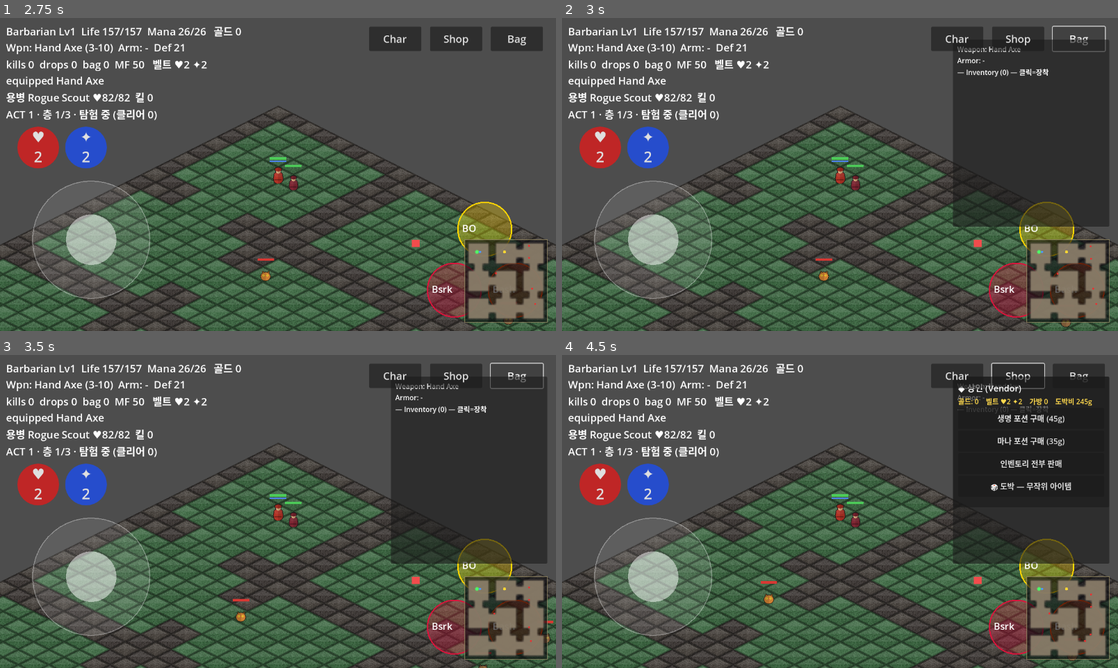
Above: before the commit, frames 1-4 (two rows, left to right).
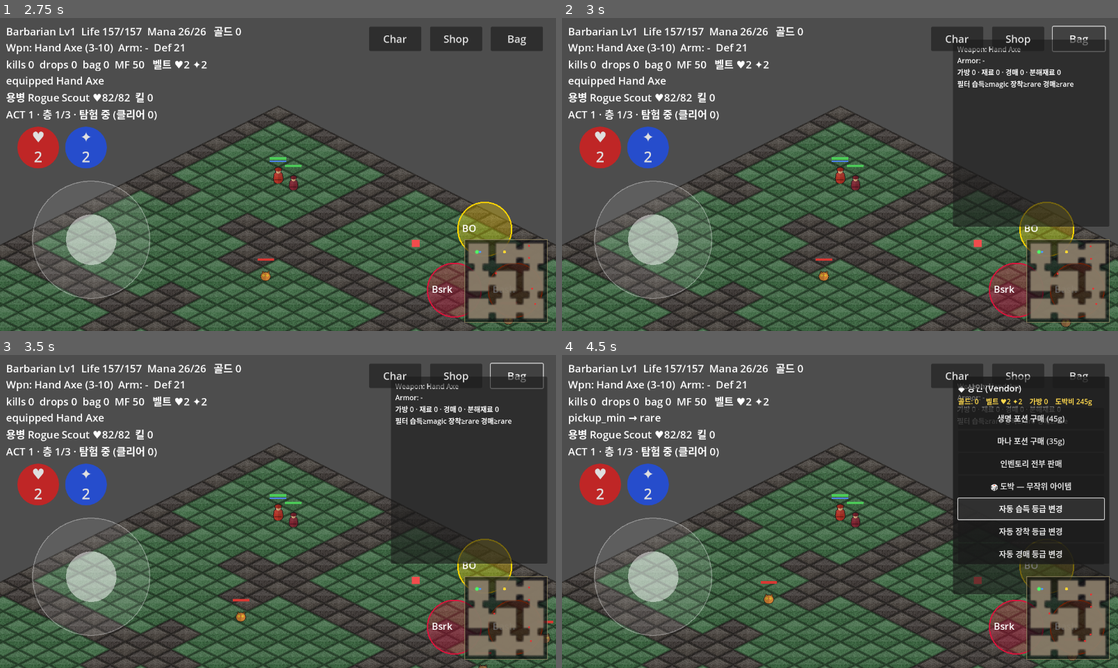
Above: after the commit, the same moments.

Repository: jflakeee/diablo
Game: Godot game, scene res://main.tscn
Two runs of this game, one before a commit and one after it. Both use one fixed random seed, a clock stepped at 60 frames per second and the inputs below.
Inputs (mouse positions are in pixels of both pictures, inside the frame that each line leads up to):
- Up to frame 1 (2.75 s): click "Normal" at 0.5 s; click "Normal" at 1.25 s; click "⚔ Barbarian — 근접 · 탱커" at 2 s
- Up to frame 2 (3 s): click "Bag" at 2.75 s
- Up to frame 3 (3.5 s): no input
- Up to frame 4 (4.5 s): click "Shop" at 3.5 s; click (1029, 508) at 4.25 s, where only the run after the commit has a clickable "자동 습득 등급 변경"

Frame 1 is identical in both runs. In frame 2, 0.5% of the frame differs, in the area x 71-92%, y 16-23%; in frame 3, 0.5%; in frame 4, 4.0%, in the area x 1-99%, y 2-77%.

Commit message:
feat(game_dungeon): 파밍 자동화 파이프라인

Diff:
--- /dev/null
+++ b/prototype/game_dungeon/automation.gd
@@ -0,0 +1,72 @@
+extends RefCounted
+# 파밍 자동화 정책/저장소. UI나 월드 노드와 분리해 결정론적으로 검증한다.
+
+const QUALITY_RANK := {"normal": 0, "magic": 1, "rare": 2, "unique": 3}
+
+var pickup_min := "magic"
+var equip_min := "rare"
+var auction_min := "rare"
+var potion_tier := {"health": 0, "mana": 0}
+var materials := {}
+var auctions: Array = []
+var salvage := 0
+
+func rank(quality: String) -> int:
+	return int(QUALITY_RANK.get(quality, 0))
+
+func accepts(it: Dictionary) -> bool:
+	var slot := String(it.get("slot", ""))
+	return slot in ["gold", "potion", "material"] or rank(String(it.get("quality", "normal"))) >= rank(pickup_min)
+
+func add_material(it: Dictionary) -> void:
+	var id := String(it.get("id", it.get("name", "unknown")))
+	materials[id] = int(materials.get(id, 0)) + int(it.get("amount", 1))
+
+func potion_upgrade(ptype: String, tier: int) -> bool:
+	if tier <= int(potion_tier.get(ptype, 0)):
+		return false
+	potion_tier[ptype] = tier
+	return true
+
+func item_score(it: Dictionary) -> int:
+	var score := rank(String(it.get("quality", "normal"))) * 10000
+	if String(it.get("slot", "")) == "weapon":
+		score += int(it.get("dmax", 0)) * 100 + int(it.get("dmin", 0)) * 40
+	else:
+		score += int(it.get("defense", 0)) * 100
+	for value in it.get("affixes", {}).values():
+		score += int(value)
+	return score
+
+func should_equip(it: Dictionary, current: Dictionary) -> bool:
+	return rank(String(it.get("quality", "normal"))) >= rank(equip_min) and (current.is_empty() or item_score(it) > item_score(current))
+
+func list_auction(it: Dictionary, now: int, duration: int = 120) -> bool:
+	if rank(String(it.get("quality", "normal"))) < rank(auction_min):
+		return false
+	var entry := {"item": it.duplicate(true), "expires": now + duration, "protected": bool(it.get("salvage_protected", false))}
+	auctions.append(entry)
+	return true
+
+func expire_auctions(now: int) -> int:
+	var gained := 0
+	for entry in auctions.duplicate():
+		if int(entry["expires"]) > now:
+			continue
+		auctions.erase(entry)
+		if not bool(entry["protected"]):
+			var it: Dictionary = entry["item"]
+			var amount := 1 + rank(String(it.get("quality", "normal")))
+			salvage += amount
+			gained += amount
+	return gained
+
+func selftest() -> bool:
+	var rare := {"name": "Rare Axe", "slot": "weapon", "quality": "rare", "dmin": 3, "dmax": 12, "affixes": {"ed": 20}}
+	var unique := {"name": "Unique Axe", "slot": "weapon", "quality": "unique", "dmin": 3, "dmax": 10, "affixes": {}}
+	add_material({"id": "ruby", "amount": 999999, "slot": "material"})
+	var ok := accepts(rare) and not accepts({"slot": "armor", "quality": "normal"})
+	ok = ok and int(materials["ruby"]) == 999999 and potion_upgrade("health", 2) and not potion_upgrade("health", 1)
+	ok = ok and should_equip(unique, rare) and list_auction(rare, 10, 5)
+	ok = ok and expire_auctions(14) == 0 and expire_auctions(15) == 3
+	return ok
--- a/prototype/game_dungeon/main.gd
+++ b/prototype/game_dungeon/main.gd
@@ -15,6 +15,7 @@
 const PixelGen := preload("res://pixel_gen.gd")
 const SfxGen := preload("res://sfx_gen.gd")
 const MinimapScript := preload("res://minimap.gd")
+const Automation := preload("res://automation.gd")
 
 var _grid: Array = []
 var _astar: AStarGrid2D
@@ -104,6 +105,8 @@
 var _equipped := {"weapon": {}, "armor": {}}
 var _eq := {"str": 0, "dex": 0, "ar": 0, "ed": 0, "life": 0, "mana": 0, "def": 0, "res_all": 0}
 var _player_mf := 50
+var _automation := Automation.new()
+var _automation_last_expire := 0
 
 var _logic_ticks := 0
 var _attacks := 0
@@ -496,6 +499,8 @@
 	elif OS.get_cmdline_user_args().has("nm"):
 		_difficulty = 1
 	if _auto_quit:
+		print("[AUTO] selftest verdict=", "PASS" if _automation.selftest() else "FAIL")
+		_automation = Automation.new() # 셀프테스트 상태를 실제 플레이와 분리
 		var uq := Item.generate(_rng, Item.WEAPON_BASES[1], 20, "unique")
 		print("[UNIQ] ", Item.display_name(uq), " affixes=", uq["affixes"], " color=", Item.quality_color("unique"))
 		var sok := 0
@@ -698,7 +703,7 @@
 
 	_vendor_panel = Panel.new()
 	_vendor_panel.position = Vector2(vp.x - 380, 50)
-	_vendor_panel.size = Vector2(360, 300)
+	_vendor_panel.size = Vector2(360, 500)
 	_vendor_panel.visible = false
 	ui.add_child(_vendor_panel)
 	_build_vendor()
@@ -1183,6 +1188,12 @@
 		if am.alive:
 			am.animate(delta)
 	_update_projectiles(delta)
+	var now := int(Time.get_ticks_msec() / 1000)
+	if now != _automation_last_expire:
+		_automation_last_expire = now
+		var mats := _automation.expire_auctions(now)
+		if mats > 0:
+			_combat_log = "경매 만료 자동 분해 → 재료 +%d" % mats
 	if _attack_ttl > 0.0:
 		_attack_ttl -= delta
 		if _attack_ttl <= 0.0:
@@ -1609,9 +1620,13 @@
 	var pot_bonus := 0.15 if rank != "" else 0.0
 	var pr := _rng.randf()
 	if pr < 0.25 + pot_bonus:
-		_spawn_ground(_make_potion("health"), m.gx, m.gy)
+		_spawn_ground(_make_potion("health", mini(5, 1 + int(m.level) / 4)), m.gx, m.gy)
 	elif pr < 0.37 + pot_bonus:
-		_spawn_ground(_make_potion("mana"), m.gx, m.gy)
+		_spawn_ground(_make_potion("mana", mini(5, 1 + int(m.level) / 4)), m.gx, m.gy)
+	# 보석/재료는 수량 제한 없이 동일 id로 합쳐진다.
+	if _rng.randf() < 0.12 + pot_bonus:
+		var gems := ["ruby", "sapphire", "topaz", "emerald"]
+		_spawn_ground(_make_material(String(gems[_rng.randi_range(0, gems.size() - 1)])), m.gx, m.gy)
 	# 골드 드롭(몬스터 레벨·등급 스케일)
 	if _rng.randf() < 0.7:
 		var rank_mult := 1.0
@@ -1633,9 +1648,12 @@
 		affix_cnt += 1
 	return base + affix_cnt * 15 + int(it.get("ilvl", 1)) * 2
 
-func _make_potion(ptype: String) -> Dictionary:
+func _make_potion(ptype: String, tier: int = 1) -> Dictionary:
 	var nm := "Healing Potion" if ptype == "health" else "Mana Potion"
-	return {"name": nm, "slot": "potion", "ptype": ptype, "quality": "normal", "affixes": {}, "prefix": "", "suffix": ""}
+	return {"name": nm, "slot": "potion", "ptype": ptype, "tier": tier, "quality": "normal", "affixes": {}, "prefix": "", "suffix": ""}
+
+func _make_material(id: String, amount: int = 1) -> Dictionary:
+	return {"name": id.capitalize(), "id": id, "amount": amount, "slot": "material", "quality": "normal", "affixes": {}, "prefix": "", "suffix": ""}
 
 func _spawn_ground(it: Dictionary, gx: float, gy: float) -> void:
 	var n := Node2D.new()
@@ -1667,6 +1685,8 @@
 
 func _pickup(n: Node) -> void:
 	var it: Dictionary = n.get_meta("item")
+	if not _automation.accepts(it):
+		return
 	_play_sfx("pickup")
 	_ground.erase(n)
 	n.queue_free()
@@ -1678,28 +1698,43 @@
 	# 포션 → 벨트(가득 차면 줍지 않음)
 	if String(it["slot"]) == "potion":
 		var pt := String(it["ptype"])
+		var tier := int(it.get("tier", 1))
+		if _automation.potion_upgrade(pt, tier):
+			_spawn_text(_player.position, "%s 포션 등급 ↑%d" % [pt, tier], Color.LIME_GREEN)
 		if _add_potion_to_belt(pt):
 			var c := Color(0.85, 0.3, 0.3) if pt == "health" else Color(0.4, 0.6, 1.0)
 			_spawn_text(_player.position, "+" + String(it["name"]), c)
 		return
+	if String(it["slot"]) == "material":
+		_automation.add_material(it)
+		_items_picked += int(it.get("amount", 1))
+		_spawn_text(_player.position, "+%s ×%d" % [String(it["name"]), int(it.get("amount", 1))], Color.VIOLET)
+		return
 	_inventory.append(it)
 	_items_picked += 1
 	_spawn_text(_player.position, "+" + Item.display_name(it), Item.quality_color(String(it["quality"])))
-	if _auto_quit:
-		_auto_equip(it)
+	_auto_equip(it)
 	_rebuild_inv()
 
 func _auto_equip(it: Dictionary) -> void:
 	var slot := String(it["slot"])
 	var cur: Dictionary = _equipped[slot]
-	var better := cur.is_empty()
-	if not better:
-		if slot == "weapon":
-			better = int(it["dmax"]) > int(cur["dmax"])
-		else:
-			better = int(it["defense"]) > int(cur["defense"])
-	if better:
+	if _automation.should_equip(it, cur):
+		if not cur.is_empty():
+			_inventory.erase(cur)
+			if not _automation.list_auction(cur, int(Time.get_ticks_msec() / 1000)):
+				_inventory.append(cur)
 		_equip(it)
+		_inventory.erase(it)
+
+func _equip_from_inventory(it: Dictionary) -> void:
+	var slot := String(it["slot"])
+	var old: Dictionary = _equipped[slot]
+	if not old.is_empty() and old != it:
+		if not _automation.list_auction(old, int(Time.get_ticks_msec() / 1000)):
+			_inventory.append(old)
+	_inventory.erase(it)
+	_equip(it)
 
 func _equip(it: Dictionary) -> void:
 	_equipped[String(it["slot"])] = it
@@ -1729,6 +1764,16 @@
 	_vendor_btn(vb, "마나 포션 구매 (%dg)" % COST_MP_POT, func(): _buy_potion("mana"))
 	_vendor_btn(vb, "인벤토리 전부 판매", func(): _sell_all())
 	_vendor_btn(vb, "🎲 도박 — 무작위 아이템", func(): _gamble())
+	_vendor_btn(vb, "자동 습득 등급 변경", func(): _cycle_automation("pickup_min"))
+	_vendor_btn(vb, "자동 장착 등급 변경", func(): _cycle_automation("equip_min"))
+	_vendor_btn(vb, "자동 경매 등급 변경", func(): _cycle_automation("auction_min"))
+
+func _cycle_automation(key: String) -> void:
+	var levels := ["normal", "magic", "rare", "unique"]
+	var current := String(_automation.get(key))
+	_automation.set(key, levels[(levels.find(current) + 1) % levels.size()])
+	_combat_log = "%s → %s" % [key, String(_automation.get(key))]
+	_rebuild_inv()
 
 func _vendor_btn(vb: VBoxContainer, text: String, cb: Callable) -> void:
 	var b := Button.new()
@@ -1890,15 +1935,26 @@
 	var wn := Item.display_name(_equipped["weapon"]) if not _equipped["weapon"].is_empty() else "-"
 	var an := Item.display_name(_equipped["armor"]) if not _equipped["armor"].is_empty() else "-"
 	var head := Label.new()
-	head.text = "Weapon: %s\nArmor: %s\n— Inventory (%d) — 클릭=장착" % [wn, an, _inventory.size()]
+	head.text = "Weapon: %s\nArmor: %s\n가방 %d · 재료 %d · 경매 %d · 분해재료 %d\n필터 습득≥%s 장착≥%s 경매≥%s" % [wn, an, _inventory.size(), _automation.materials.size(), _automation.auctions.size(), _automation.salvage, _automation.pickup_min, _automation.equip_min, _automation.auction_min]
 	_inv_vbox.add_child(head)
 	for it in _inventory:
+		var row := HBoxContainer.new()
 		var btn := Button.new()
 		btn.text = "%s  [%s]" % [Item.display_name(it), Item.affix_text(it)]
+		btn.size_flags_horizontal = Control.SIZE_EXPAND_FILL
 		btn.add_theme_color_override("font_color", Item.quality_color(String(it["quality"])))
 		var captured: Dictionary = it
-		btn.pressed.connect(func(): _equip(captured))
-		_inv_vbox.add_child(btn)
+		btn.pressed.connect(func(): _equip_from_inventory(captured))
+		row.add_child(btn)
+		var protect := Button.new()
+		protect.text = "🔒" if bool(it.get("salvage_protected", false)) else "분해OK"
+		protect.tooltip_text = "경매 만료 시 자동 분해 금지 전환"
+		protect.pressed.connect(func():
+			captured["salvage_protected"] = not bool(captured.get("salvage_protected", false))
+			_rebuild_inv()
+		)
+		row.add_child(protect)
+		_inv_vbox.add_child(row)
 
 func _flash(from: Vector2, to: Vector2) -> void:
 	_attack_line.clear_points()
Not shown, changed: prototype/PROGRESS.md
